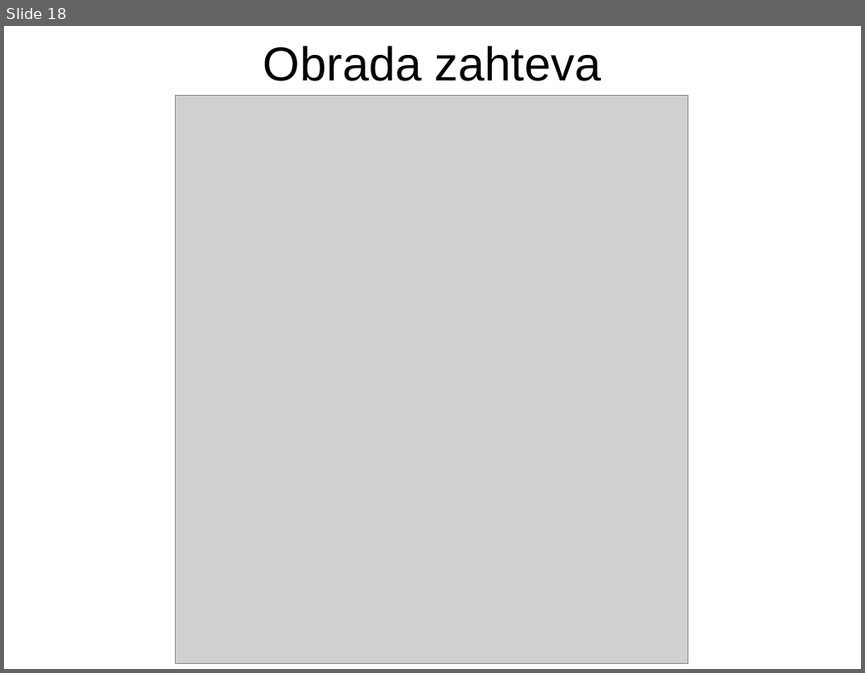
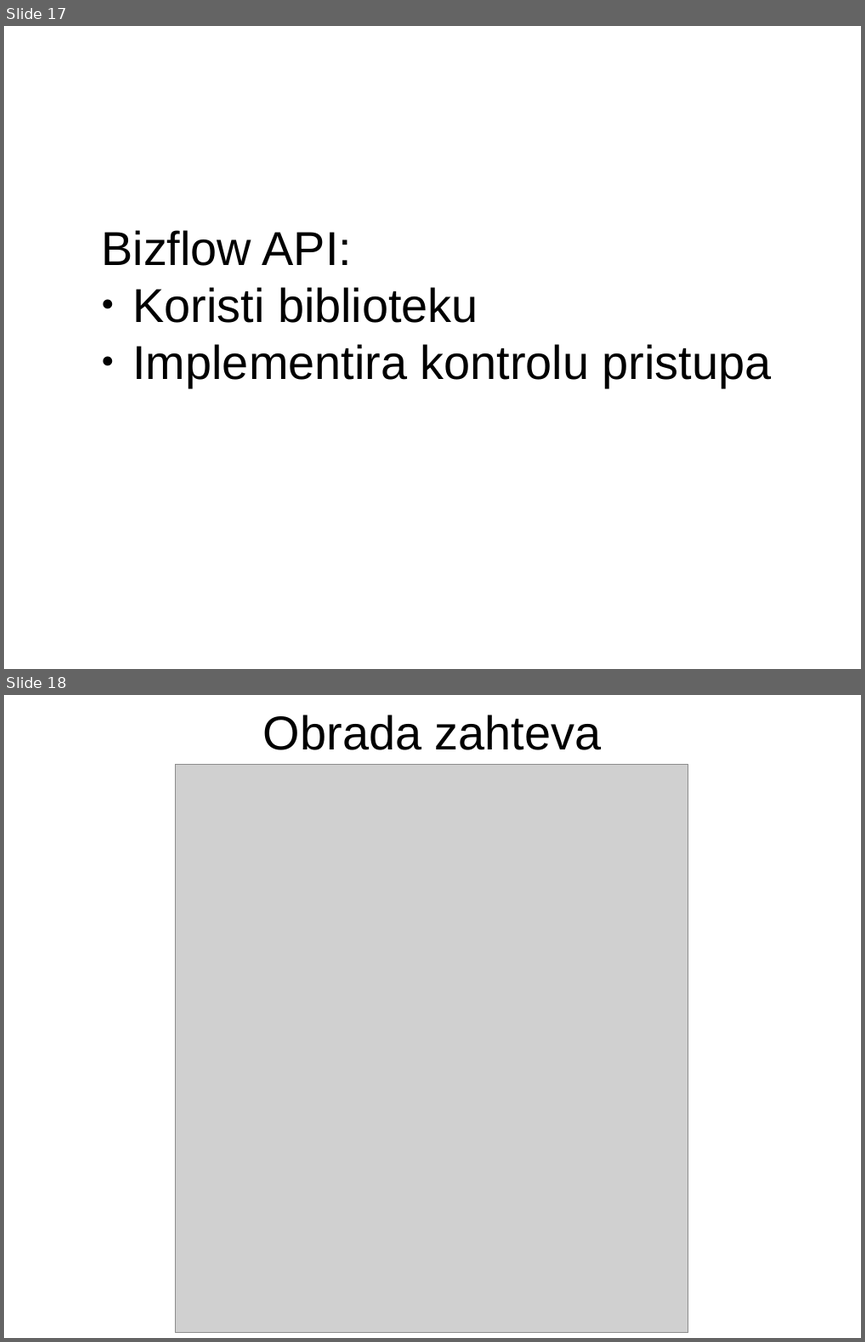
Before and after one commit to sljuka/bizflow, a slide deck: text/prezentacija.odp. Shown one above the other, each under a label of ours: slide 18 before the commit, slides 17 and 18 after it. The pictures are 865x673 and 865x1342 pixels, drawn with LibreOffice and Linux fonts; fonts in the diff are those of the drawing; grey boxes stand for pictures. Boxes give left, top, right and bottom in pixels: in the first picture for what was removed or moved away, otherwise in the second. Text is boxed around its words. In the diff, an @@ line names an element or a change of style, - is before the commit and + after.

```diff
--- a/text/prezentacija.odp
+++ b/text/prezentacija.odp
@@ slide 17 added at [4,26,861,669], background #FFFFFF @@
@@ subtitle added at [101,230,772,387], 44 pt, text #000000 @@
+Bizflow API:
+● Koristi biblioteku
+● Implementira kontrolu pristupa
```
Also in this commit, not shown: 2 slides changed, 1 other slide added, 1 slide removed.
